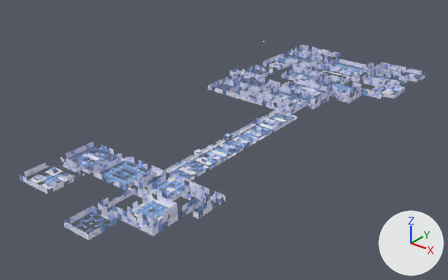
The glTF model asset/crocotile3d/map2/map2.gltf, before and after one commit.
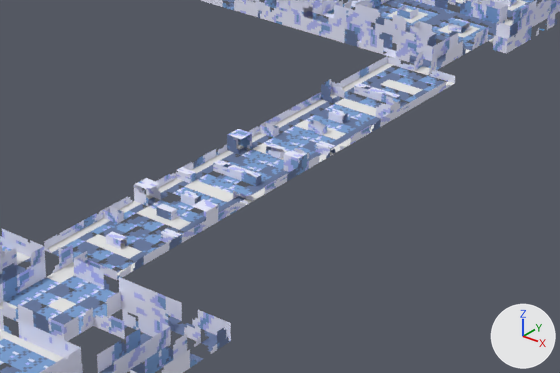
Each version is shown whole from a 50 mm camera at (319.0, -487.0, 192.0) aimed at (49.0, -149.0, -18.0), then close up on the part from 34% to 74% of the width and 33% to 76% of the height. The axes (+X, +Y, +Z) are drawn at lower right. The lights are the same throughout. Vertices at the same position are counted once.
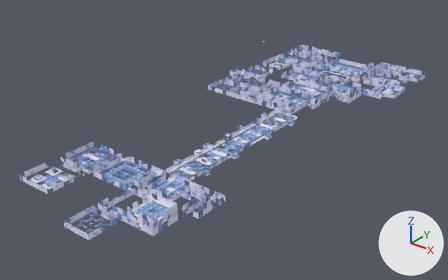
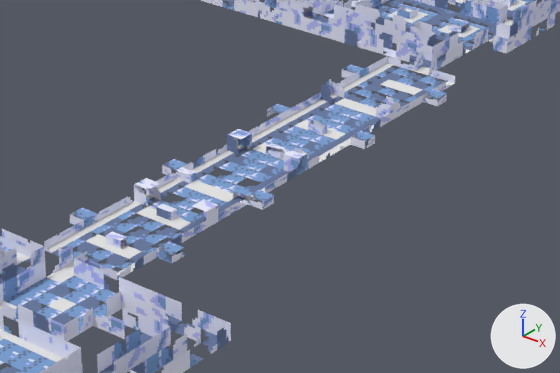
Pixel boxes (x1, y1, x2, y2) of what changed, in the close-ups (560 x 373 px; the box of a moved part takes in the faces that stretch with it):
part 1 of me_mesh_0, moved or reshaped: before (103, 83, 400, 243); after (70, 65, 447, 263)

The change in detail:
me_mesh_0 is used by ob_mesh_0; location (0.0, 0.0, 0.0).
me_mesh_0 had 4315 vertices, 6156 faces and spanned x -44.0..132.0, y -318.0..38.0, z 0.0..4.0.
me_mesh_0 now has 4303 vertices, 6124 faces and spans x -44.0..132.0, y -318.0..38.0, z 0.0..4.0.
Part 1, on me_mesh_0:
55 vertices are removed from x 72.0..92.0, y -220.0..-132.0, z 0.0..2.0.
96 faces are deleted.
1 vertex moves from x 80.0, y -132.0, z 0.0 to x 96.0, y -124.0, z 0.0.
8 vertices are added at x 68.0..92.0, y -192.0..-124.0, z 0.0..2.0.
11 new vertices lie (-4.0, 0.0, 0.0) away from vertices in x 72.0..80.0, y -226.0..-132.0, z 0.0..2.0.
10 new vertices lie (4.0, 0.0, 0.0) away from vertices in x 92.0, y -226.0..-154.0, z 0.0..2.0.
6 new vertices lie (0.0, 4.0, 0.0) away from vertices in x 68.0..96.0, y -196.0, z 0.0..2.0.
8 new vertices lie (4.0, 0.0, 0.0) away from vertices in x 68.0..92.0, y -192.0..-124.0, z 0.0..2.0.
64 new faces join them, mat_2.
